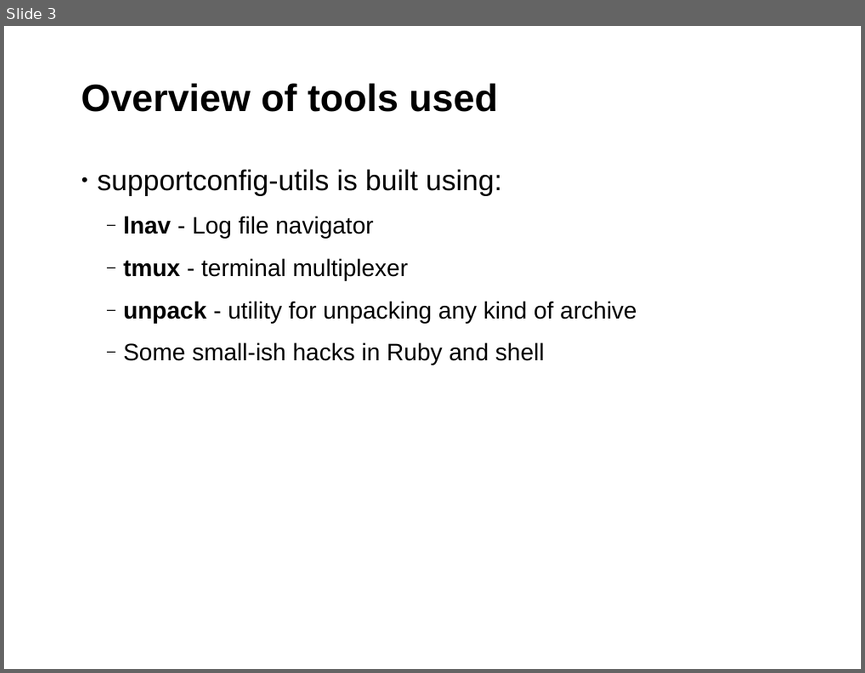
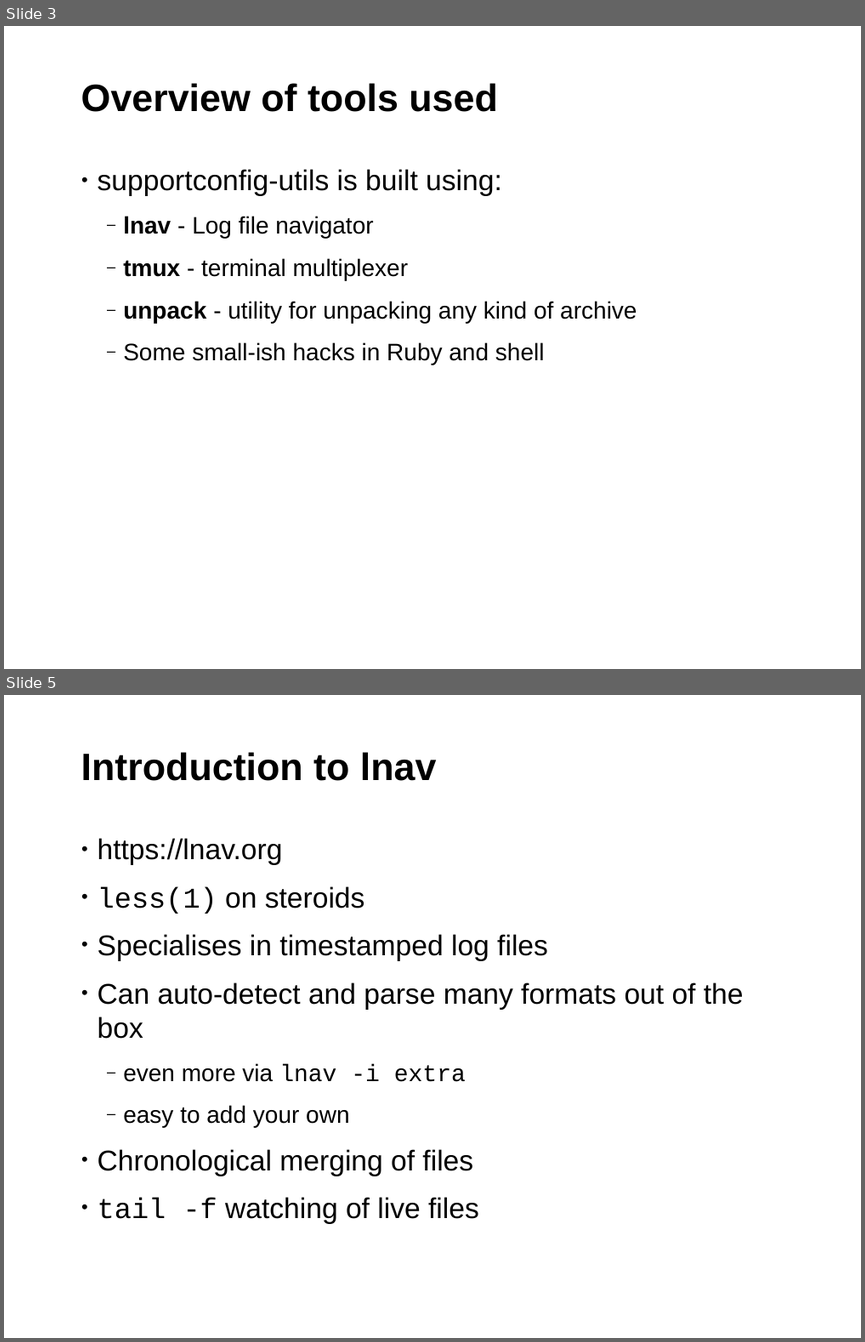
Before and after one commit to sayalilunkad/supportconfig-utils-slides, a slide deck: presentation.odp. Shown one above the other, each under a label of ours: slide 3 before the commit, slides 3 and 5 after it; the slides between them are not shown. The pictures are 865x673 and 865x1342 pixels, drawn with LibreOffice and Linux fonts; fonts in the diff are those of the drawing; background and template pictures are left out. Boxes give left, top, right and bottom in pixels: in the first picture for what was removed or moved away, otherwise in the second. Text is boxed around its words. In the diff, an @@ line names an element or a change of style, - is before the commit and + after.

```diff
--- a/presentation.odp
+++ b/presentation.odp
@@ slide 5 added at (4, 695, 861, 1338), background #FFFFFF; not listed: 1 template element that a slide beside it also shows @@
@@ title added at (81, 752, 437, 781), 32 pt, text #000000, bold @@
+Introduction to lnav
@@ text added at (98, 838, 744, 1219), 24 pt, text #000000 @@
+• https://lnav.org
+• less(1) on steroids
+• Specialises in timestamped log files
+• Can auto-detect and parse many formats out of the box
+  ‒ even more via lnav -i extra
+  ‒ easy to add your own
+• Chronological merging of files
+• tail -f watching of live files
```
Also in this commit, not shown: 7 slides changed, 4 other slides added, 2 slides removed, 2 other files.
